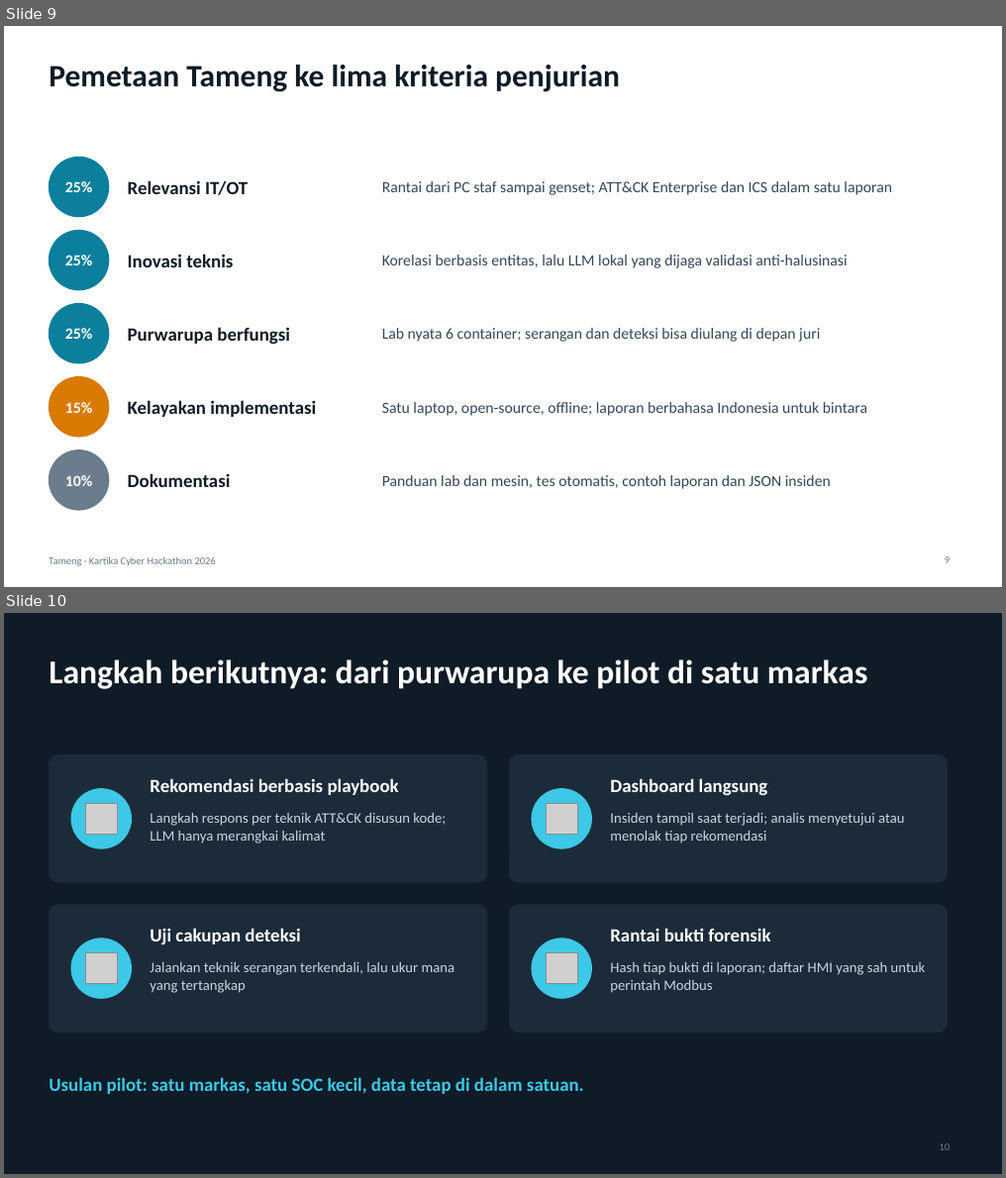
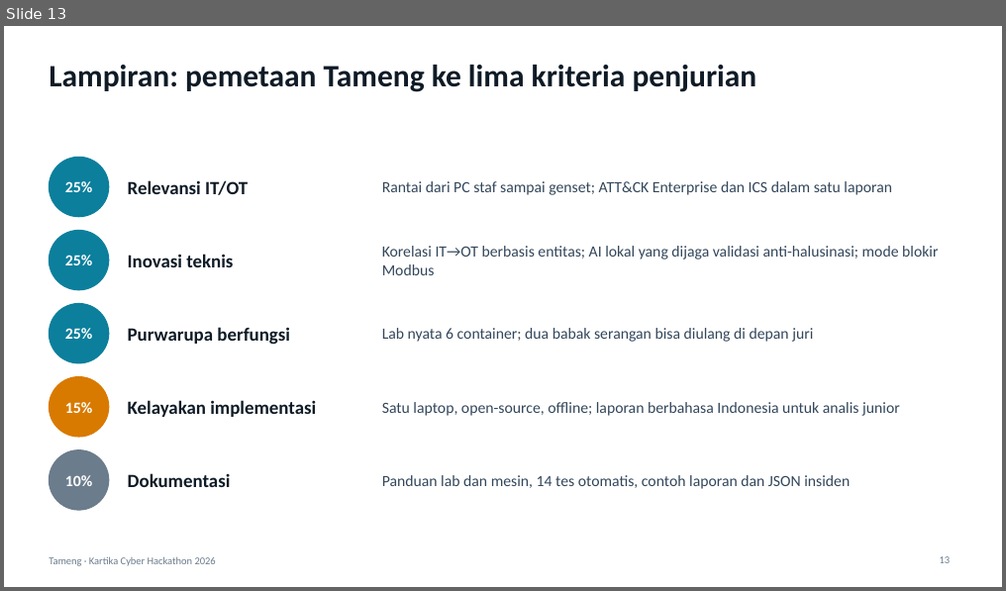
Before and after one commit to yogasamsu/Kartika-cyber, a slide deck: presentasi/tameng-presentasi.pptx. Shown one above the other, each under a label of ours: slides 9 and 10 before the commit, slide 13 after it. The pictures are 1006x1178 and 1006x591 pixels, drawn with LibreOffice and Linux fonts; fonts in the diff are those of the drawing; grey boxes stand for pictures. Boxes give left, top, right and bottom in pixels: in the first picture for what was removed or moved away, otherwise in the second. Text is boxed around its words. In the diff, an @@ line names an element or a change of style, - is before the commit and + after.

```diff
--- a/presentasi/tameng-presentasi.pptx
+++ b/presentasi/tameng-presentasi.pptx
@@ slide 10 removed at <box>4,613,1002,1174</box>, background #0F1B26 @@
@@ title removed at <box>49,660,868,689</box> @@
-Langkah berikutnya: dari purwarupa ke pilot di satu markas
@@ rounded rectangle removed at <box>49,756,487,882</box> @@
@@ rounded rectangle removed at <box>509,756,947,882</box> @@
@@ ellipse removed at <box>71,789,132,849</box> @@
@@ text removed at <box>150,778,399,795</box> @@
-Rekomendasi berbasis playbook
@@ ellipse removed at <box>532,789,592,849</box> @@
@@ text removed at <box>610,778,768,795</box> @@
-Dashboard langsung
@@ picture removed at <box>85,803,117,835</box> @@
@@ text removed at <box>150,813,446,844</box> @@
-Langkah respons per teknik ATT&CK disusun kode; LLM hanya merangkai kalimat
@@ picture removed at <box>546,803,577,835</box> @@
@@ text removed at <box>610,813,904,844</box> @@
-Insiden tampil saat terjadi; analis menyetujui atau menolak tiap rekomendasi
@@ rounded rectangle removed at <box>49,905,487,1032</box> @@
@@ rounded rectangle removed at <box>509,905,947,1032</box> @@
@@ ellipse removed at <box>71,939,132,998</box> @@
@@ text removed at <box>150,928,300,945</box> @@
-Uji cakupan deteksi
@@ ellipse removed at <box>532,939,592,998</box> @@
@@ text removed at <box>610,928,770,942</box> @@
-Rantai bukti forensik
@@ picture removed at <box>85,953,117,984</box> @@
@@ text removed at <box>150,962,455,993</box> @@
-Jalankan teknik serangan terkendali, lalu ukur mana yang tertangkap
@@ picture removed at <box>546,953,577,984</box> @@
@@ text removed at <box>610,962,926,993</box> @@
-Hash tiap bukti di laporan; daftar HMI yang sah untuk perintah Modbus
@@ text removed at <box>49,1077,584,1094</box> @@
-Usulan pilot: satu markas, satu SOC kecil, data tetap di dalam satuan.
@@ page number removed at <box>940,1144,950,1151</box> @@
-10
@@ what was slide 9 is now slide 13 @@
@@ slide 13 changed as well @@
@@ title at <box>49,65,757,92</box>: text changed @@
-Pemetaan Tameng ke lima kriteria penjurian
+Lampiran: pemetaan Tameng ke lima kriteria penjurian
@@ text at <box>382,246,938,275</box>: text changed @@
-Korelasi berbasis entitas, lalu LLM lokal yang dijaga validasi anti-halusinasi
+Korelasi IT→OT berbasis entitas; AI lokal yang dijaga validasi anti-halusinasi; mode blokir Modbus
@@ text at <box>382,328,813,342</box>: text changed @@
-Lab nyata 6 container; serangan dan deteksi bisa diulang di depan juri
+Lab nyata 6 container; dua babak serangan bisa diulang di depan juri
@@ text at <box>382,402,900,416</box>: text changed @@
-Satu laptop, open-source, offline; laporan berbahasa Indonesia untuk bintara
+Satu laptop, open-source, offline; laporan berbahasa Indonesia untuk analis junior
@@ text at <box>382,475,849,489</box>: text changed @@
-Panduan lab dan mesin, tes otomatis, contoh laporan dan JSON insiden
+Panduan lab dan mesin, 14 tes otomatis, contoh laporan dan JSON insiden
@@ page number at <box>940,557,950,564</box>: text changed @@
-9
+13
```
Also in this commit, not shown: 5 other slides changed, 8 slides added, 3 other slides removed, 5 other files.
